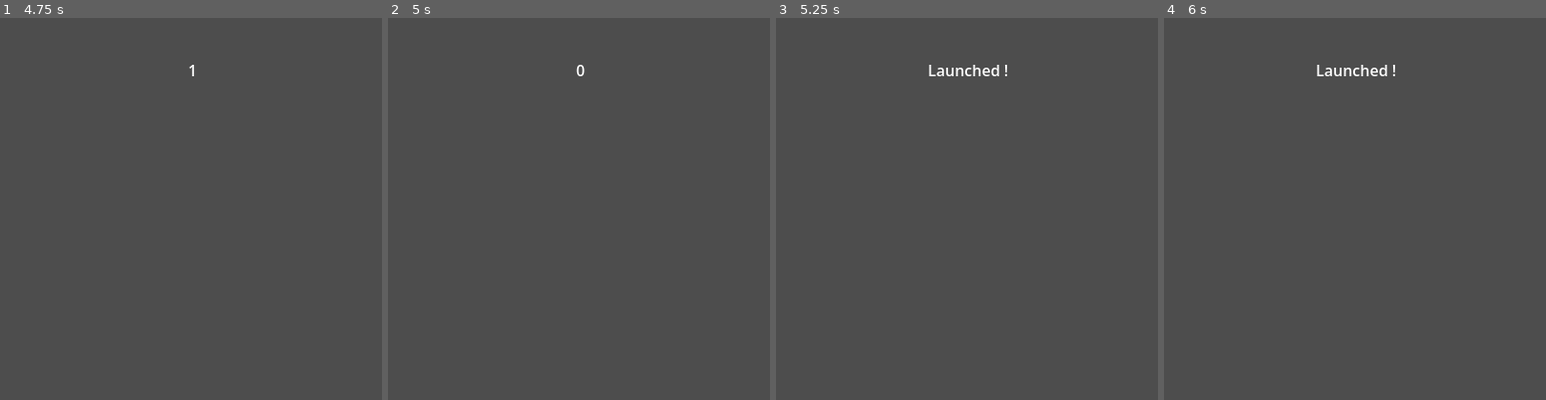
Above: before the commit, frames 1-4 (left to right).
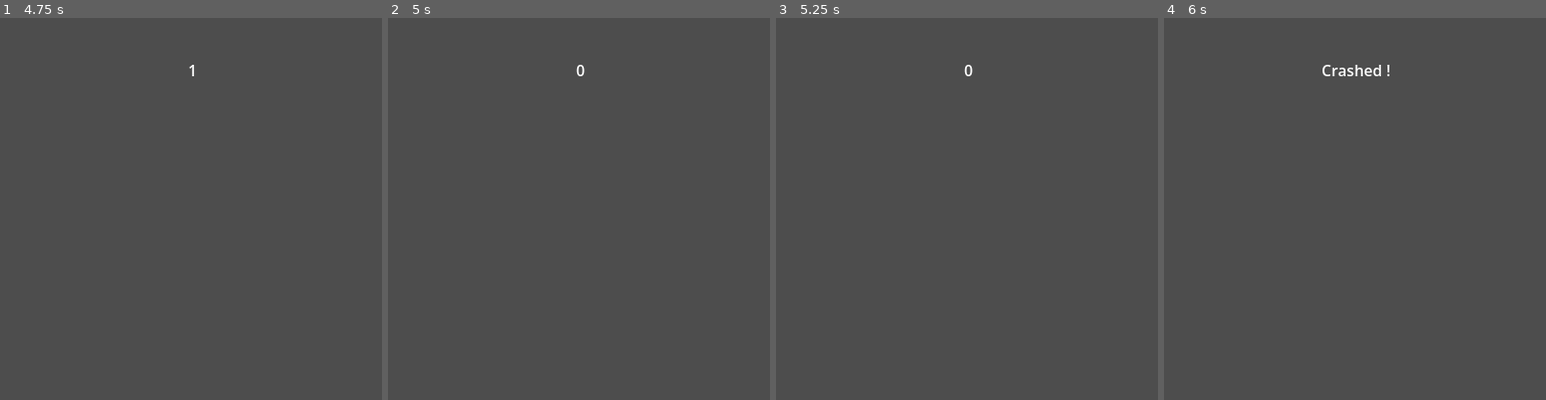
Above: after the commit, the same moments.

Repository: Thomas-Casadevall/GMTK2026
Game: Godot game, scene res://main_screen.tscn
Same seed, same stepped clock (60 frames per second), same inputs: the game is played once before the commit and once after it. The engine's default icon, where the game draws it, is replaced by a stand-in: a white triangle on a blue panel in a dark square.
Inputs:
- Up to frame 1 (4.75 s): tap Enter at 0.5, 2, 3.5 s; tap Space at 0.6, 0.77, 1.07, 1.25, 1.35, 1.52, 1.82, 2.1, 2.75, 2.85, 3.02, 3.32, 3.6, 3.77, 4.07, 4.25, 4.35, 4.52 s
- Up to frame 2 (5 s): tap Space at 4.82 s
- Up to frame 3 (5.25 s): tap Space at 5.1 s
- Up to frame 4 (6 s): tap Space at 5.85 s
The pictures show only the part of the screen within x 24-74%, y 0-50%; the shares and areas given below are measured in that part.

Frames 1-2 are identical in both runs. In frame 3, 0.3% of the frame differs, in the area x 40-61%, y 12-16%; in frame 4, 0.4%.

Commit message:
add button pressed window

Diff:
--- a/main_screen.gd
+++ b/main_screen.gd
@@ -3,6 +3,8 @@
 #var screens: Array[Node2D]
 
 var main_timer:Timer;
+
+var fenetre:float = 0.1;
 
 var list_space_scenes = []
 
@@ -33,10 +35,21 @@
 func _unhandled_input(event):
 	if event is InputEventKey:
 		if event.pressed and event.keycode == KEY_SPACE:
-			for scene in list_space_scenes:
-				scene.space_key_pressed()
-
+			var at_least_one_launched:bool = false;
+			# si c'est dans la fenetre on balance au scenes filles
+			if main_timer.time_left > fenetre and main_timer.time_left < 1 - fenetre :
+				game_over("out of rythm")
+			else :
+				for scene in list_space_scenes:
+					if scene.space_key_pressed():
+						at_least_one_launched = true
+				if (!at_least_one_launched):
+					game_over("no rocket to launch !")
 
 
 func on_rocket_launch():
 	print("Main receveive : rocket launched")
+
+
+func game_over(cause):
+	print ("GAME OVER : ", cause)
--- a/space_screen.gd
+++ b/space_screen.gd
@@ -28,9 +28,11 @@
 			is_crashed = true
 			$Countdown_container/Countdown_label.text = "Crashed !"
 
-func space_key_pressed():
+func space_key_pressed() -> bool:
 	print("scene received space")
 	if count == 0:
 		$Countdown_container/Countdown_label.text = "Launched !"
 		is_launched = true
 		GlobalSignalHandler.emit_signal("rocket_launched")
+		return true
+	return false
